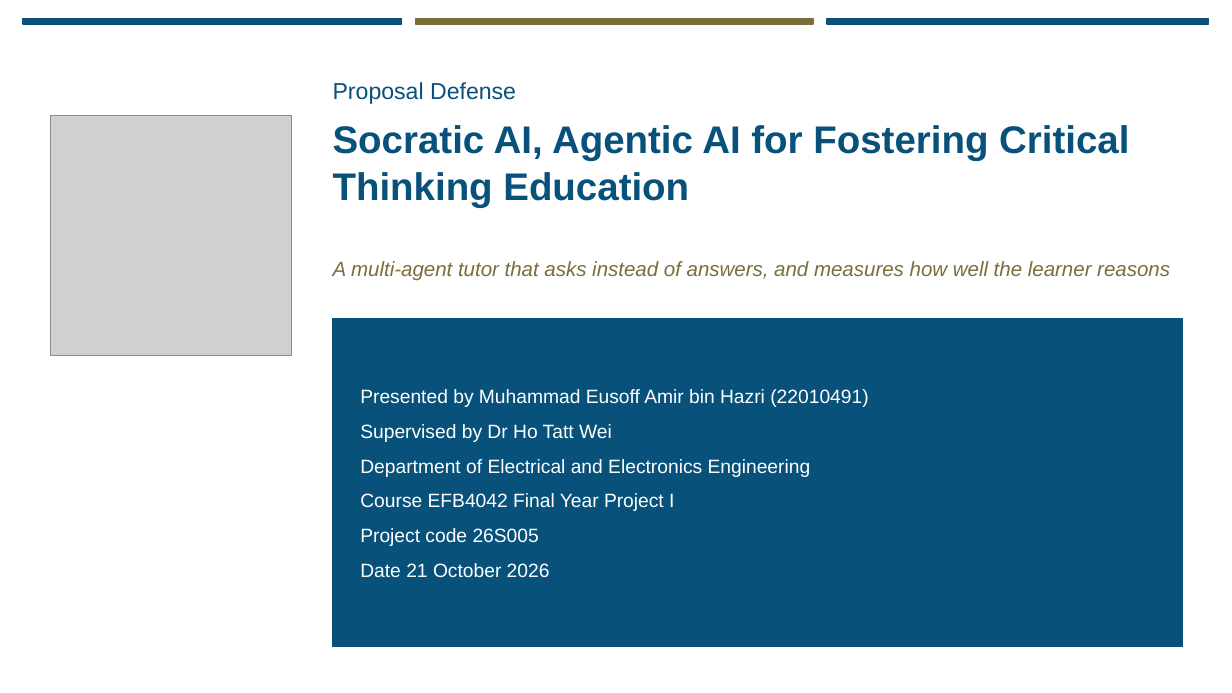
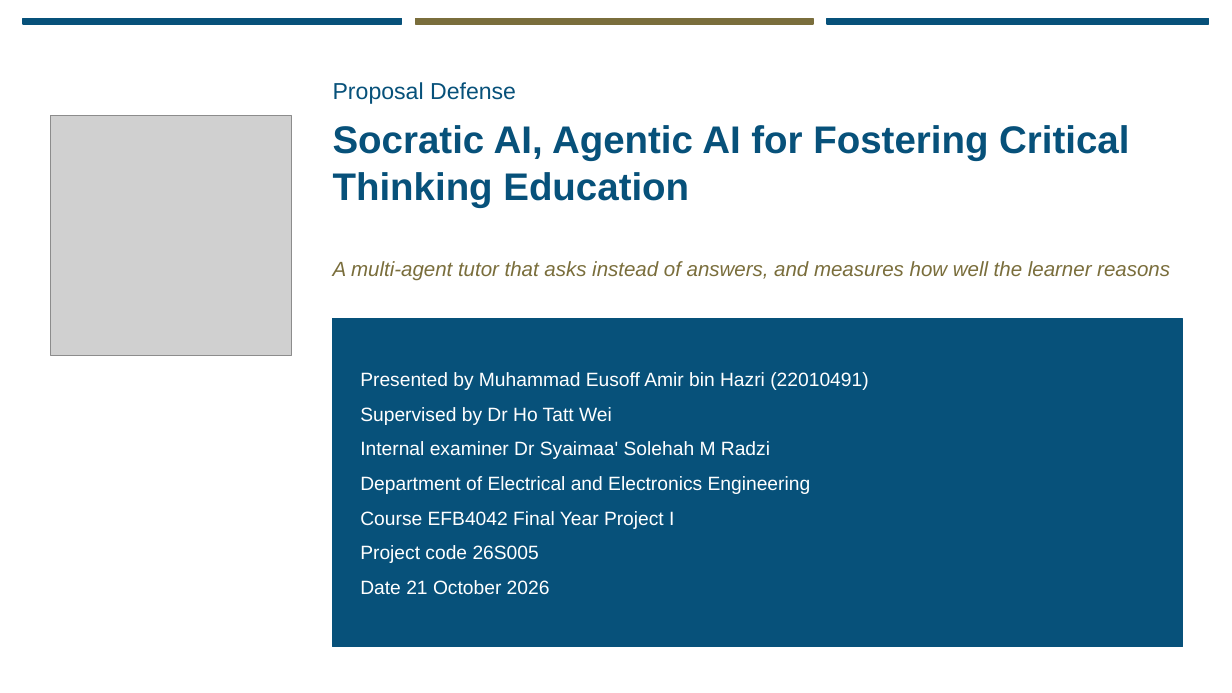
Before and after one commit to eusoffamir/Socratic-AI, a slide deck: slide 1 of docs/defence/Socratic AI Proposal Defence.pptx. Drawn at 1232x693 pixels with LibreOffice and Linux fonts; fonts in the diff are those of the drawing; grey boxes stand for pictures. Boxes give left, top, right and bottom in pixels: in the first picture for what was removed or moved away, otherwise in the second. Text is boxed around its words. In the diff, an @@ line names an element or a change of style, - is before the commit and + after.

```diff
--- a/docs/defence/Socratic AI Proposal Defence.pptx
+++ b/docs/defence/Socratic AI Proposal Defence.pptx
@@ text at [360, 441, 770, 459]: paragraph added @@
+Internal examiner Dr Syaimaa' Solehah M Radzi
```
Also in this commit, not shown: 3 other files.
